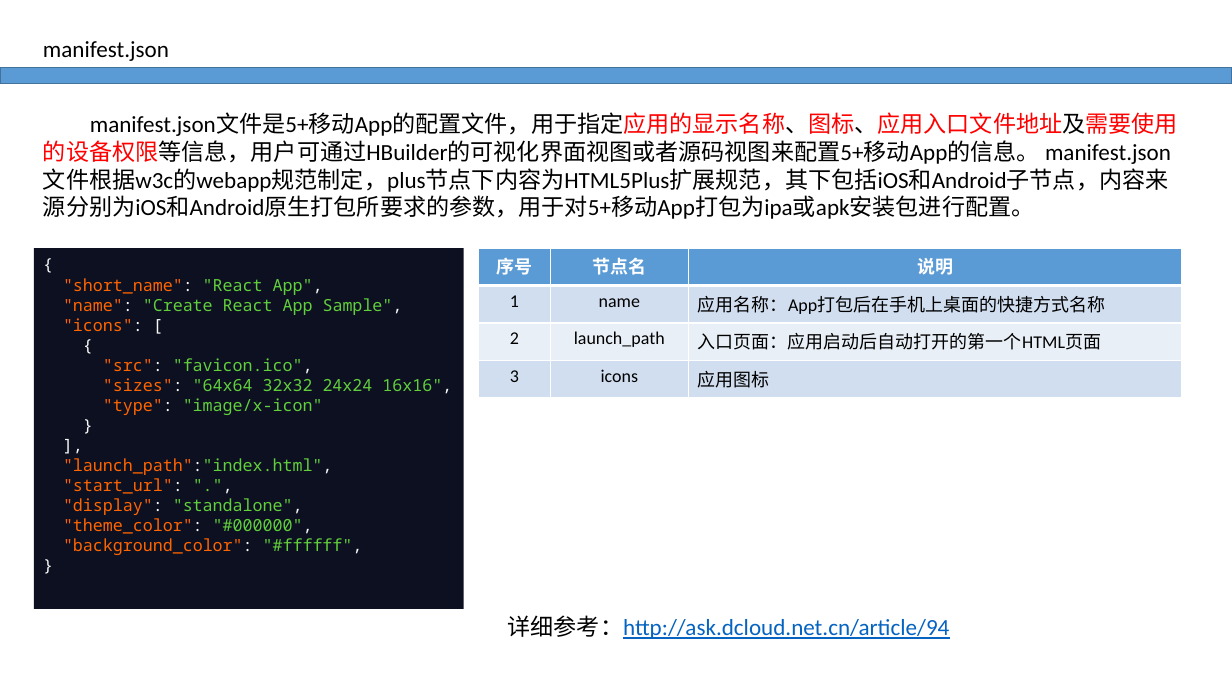
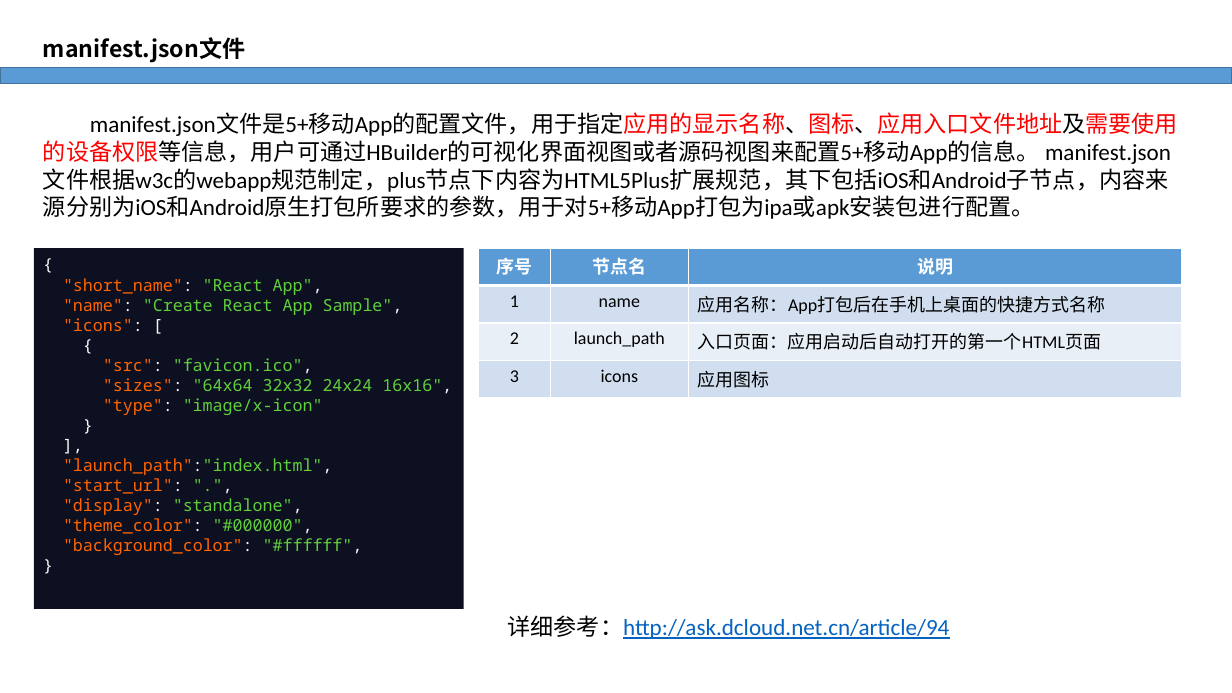
Before and after one commit to magicGemini/helloReactJS, a slide deck: slide 2 of ppt/ReactJS.pptx. Drawn at 1232x693 pixels with LibreOffice and Linux fonts; fonts in the diff are those of the drawing. Boxes give left, top, right and bottom in pixels: in the first picture for what was removed or moved away, otherwise in the second. Text is boxed around its words. In the diff, an @@ line names an element or a change of style, - is before the commit and + after.

```diff
--- a/ppt/ReactJS.pptx
+++ b/ppt/ReactJS.pptx
@@ text at <box>43,37,245,63</box>: text changed; font Calibri to Noto Sans CJK SC; bold on @@
-manifest.json
+manifest.json文件
```
Also in this commit, not shown: 2 other slides changed, 9 slides added, 1 slide removed, 5 other files.
